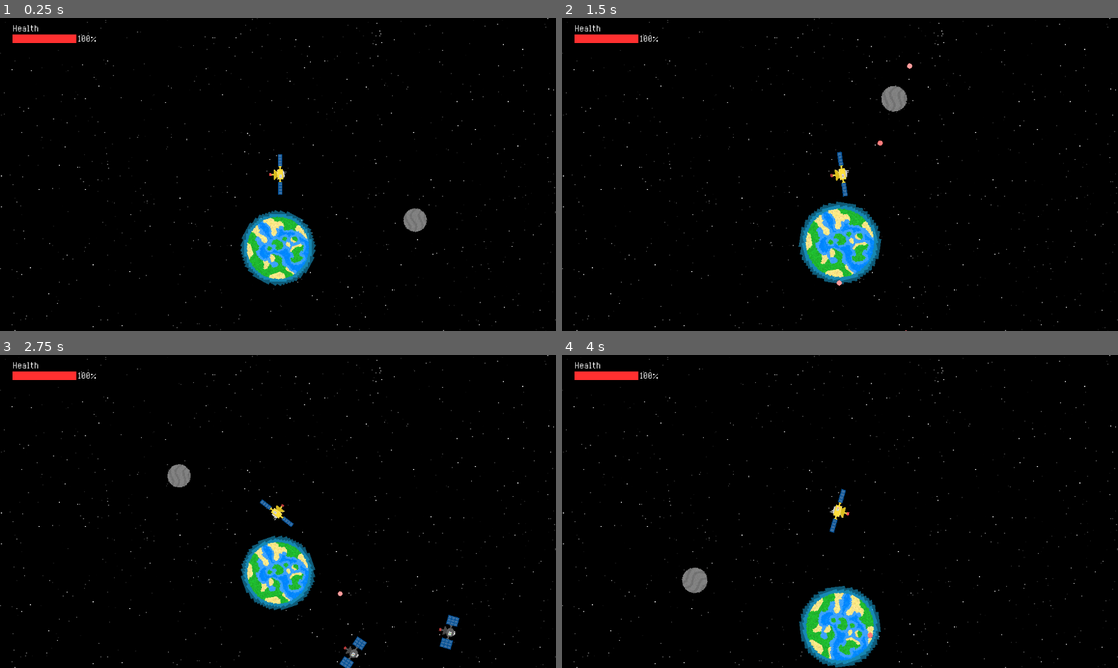
Above: before the commit, frames 1-4 (two rows, left to right).
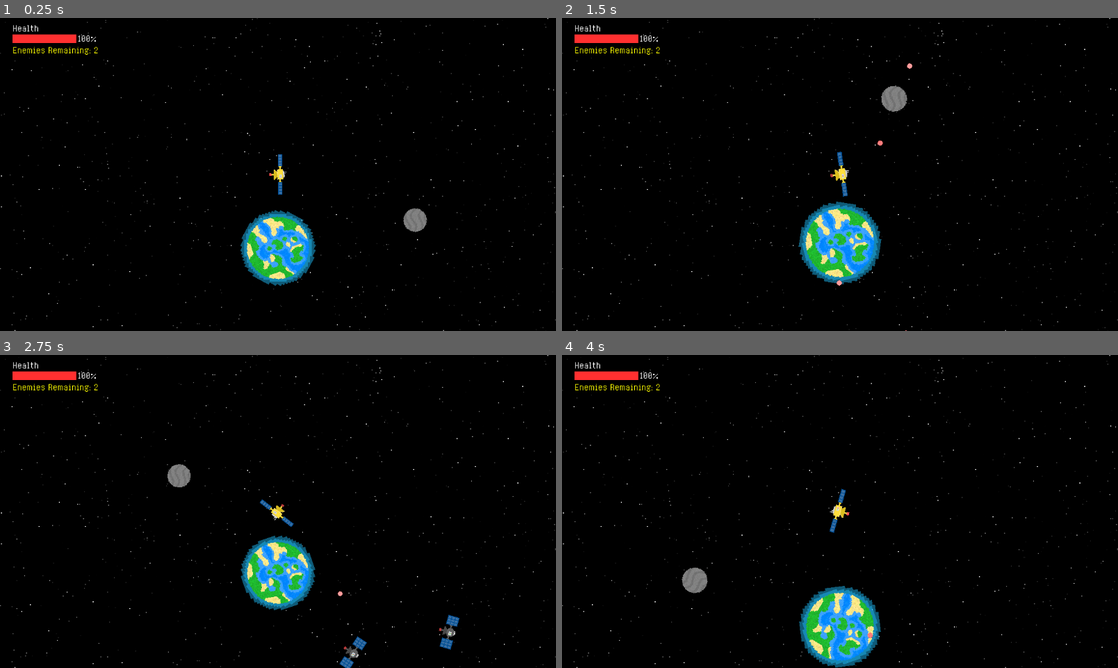
Above: after the commit, the same moments.

Repository: Birb-Games/gmtk-2025
Game: Godot game, scene res://scenes/main.tscn
Two runs of this game, one before a commit and one after it. Both use one fixed random seed, a clock stepped at 60 frames per second and the inputs below.
Inputs (mouse positions are in pixels of both pictures, inside the frame that each line leads up to):
- Up to frame 1 (0.25 s): no input
- Up to frame 2 (1.5 s): move the mouse to (962, 158) at 0.52 s; press the mouse at (962, 158) at 0.53 s; hold Right (right) 0.53-1.28 s; move the mouse to (728, 190) at 1.27 s; release the mouse at (728, 190) at 1.28 s; hold Down (down) from 1.28 s (still down); tap Mouse wheel up (zoom_camera_in) at 1.35 s
- Up to frame 3 (2.75 s): move the mouse to (333, 442) at 2.02 s; release Down (down) at 2.03 s; hold Right (right) from 2.03 s (still down); tap Mouse wheel down (zoom_camera_out) at 2.1 s
- Up to frame 4 (4 s): move the mouse to (812, 574) at 2.77 s; release Right (right) at 2.78 s; hold Up (up) 2.78-3.53 s; click (812, 574) at 2.85 s; move the mouse to (1006, 558) at 3.52 s; hold A (left) from 3.53 s (still down); tap Mouse wheel up (zoom_camera_in) at 3.6 s

The runs differ from the first frame. In frame 1, 0.2% of the frame differs, in the area x 2-18%, y 9-12%; in frame 2, 0.2%; in frame 3, 0.2%; in frame 4, 0.2%.

Commit message:
added enemy counter

Diff:
--- a/scenes/HUD.tscn
+++ b/scenes/HUD.tscn
@@ -204,4 +204,14 @@
 theme_override_font_sizes/font_size = 32
 text = "Quit to Menu"
 
+[node name="EnemyCounter" type="Label" parent="."]
+layout_mode = 0
+offset_left = 26.0
+offset_top = 54.0
+offset_right = 379.0
+offset_bottom = 83.0
+theme_override_colors/font_color = Color(1, 1, 0, 1)
+theme_override_fonts/font = ExtResource("1_qpvh6")
+text = "Enemies Remaining: 0"
+
 [connection signal="pressed" from="PauseScreen/VBoxContainer2/ReturnToGame" to="PauseScreen" method="_on_return_to_game_pressed"]
--- a/scripts/hud.gd
+++ b/scripts/hud.gd
@@ -20,6 +20,13 @@
 	if !level_loaded:
 		hide()
 		return
+
+	var enemy_count = level_loaded.get_enemy_count()
+	if enemy_count > 0:
+		$EnemyCounter.show()
+		$EnemyCounter.text = "Enemies Remaining: %d" % enemy_count
+	else:
+		$EnemyCounter.hide()
 
 	var player: Player = get_node_or_null("/root/Main/Level/PlayerSatellite")
 	if player:
